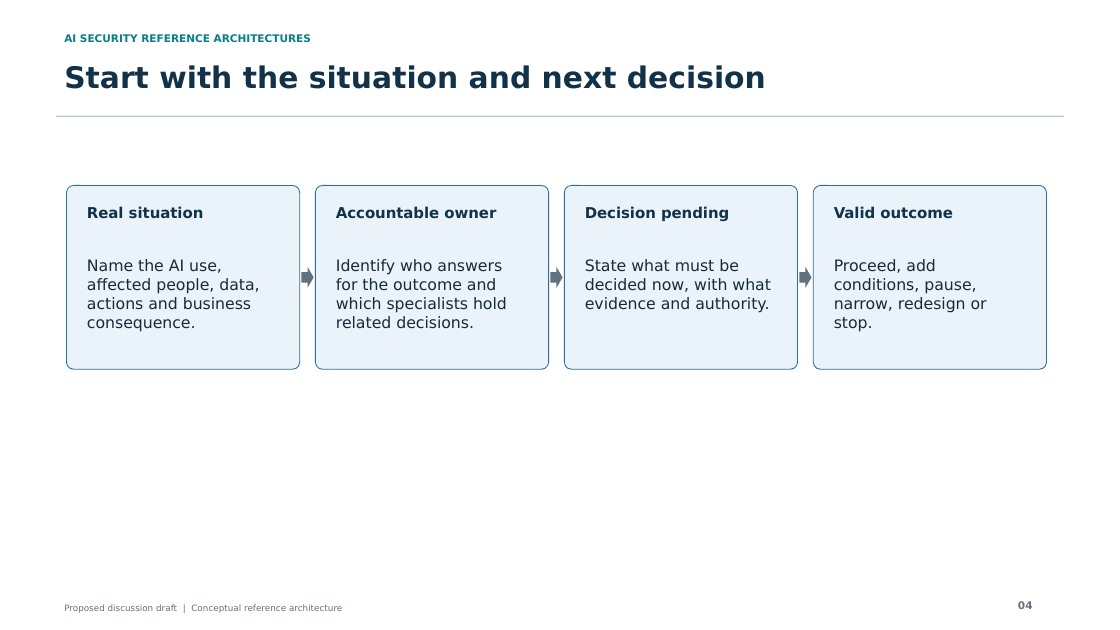
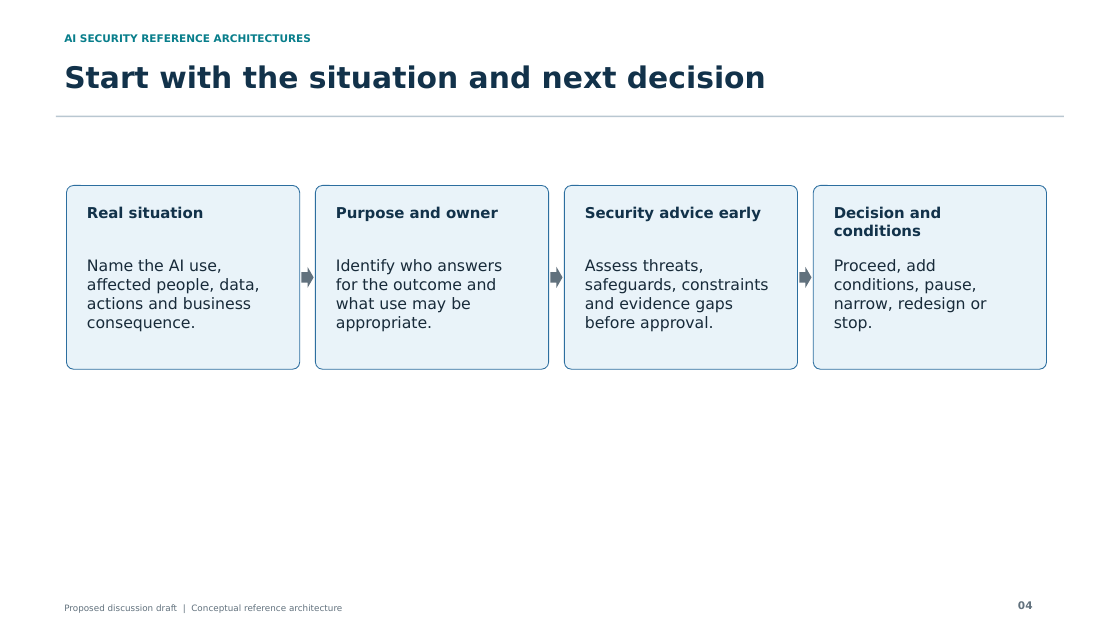
Before and after one commit to jessepike/ai-security-reference-architectures, a slide deck: slide 4 of public/downloads/ai-security-reference-architectures.pptx. Drawn at 1120x630 pixels with LibreOffice and Linux fonts; fonts in the diff are those of the drawing. Boxes give left, top, right and bottom in pixels: in the first picture for what was removed or moved away, otherwise in the second. Text is boxed around its words. In the diff, an @@ line names an element or a change of style, - is before the commit and + after.

Commit message:
feat: integrate governance into the AI security story

```diff
--- a/public/downloads/ai-security-reference-architectures.pptx
+++ b/public/downloads/ai-security-reference-architectures.pptx
@@ text at <box>336,206,498,221</box>: text changed @@
-Accountable owner
+Purpose and owner
@@ text at <box>585,206,761,222</box>: text changed @@
-Decision pending
+Security advice early
@@ text at <box>834,206,941,237</box>: text changed @@
-Valid outcome
+Decision and conditions
@@ text at <box>336,259,502,332</box>: text changed @@
-Identify who answers for the outcome and which specialists hold related decisions.
+Identify who answers for the outcome and what use may be appropriate.
@@ text at <box>585,259,769,332</box>: text changed @@
-State what must be decided now, with what evidence and authority.
+Assess threats, safeguards, constraints and evidence gaps before approval.
```
Also in this commit, not shown: 17 other slides changed, 23 other files.
